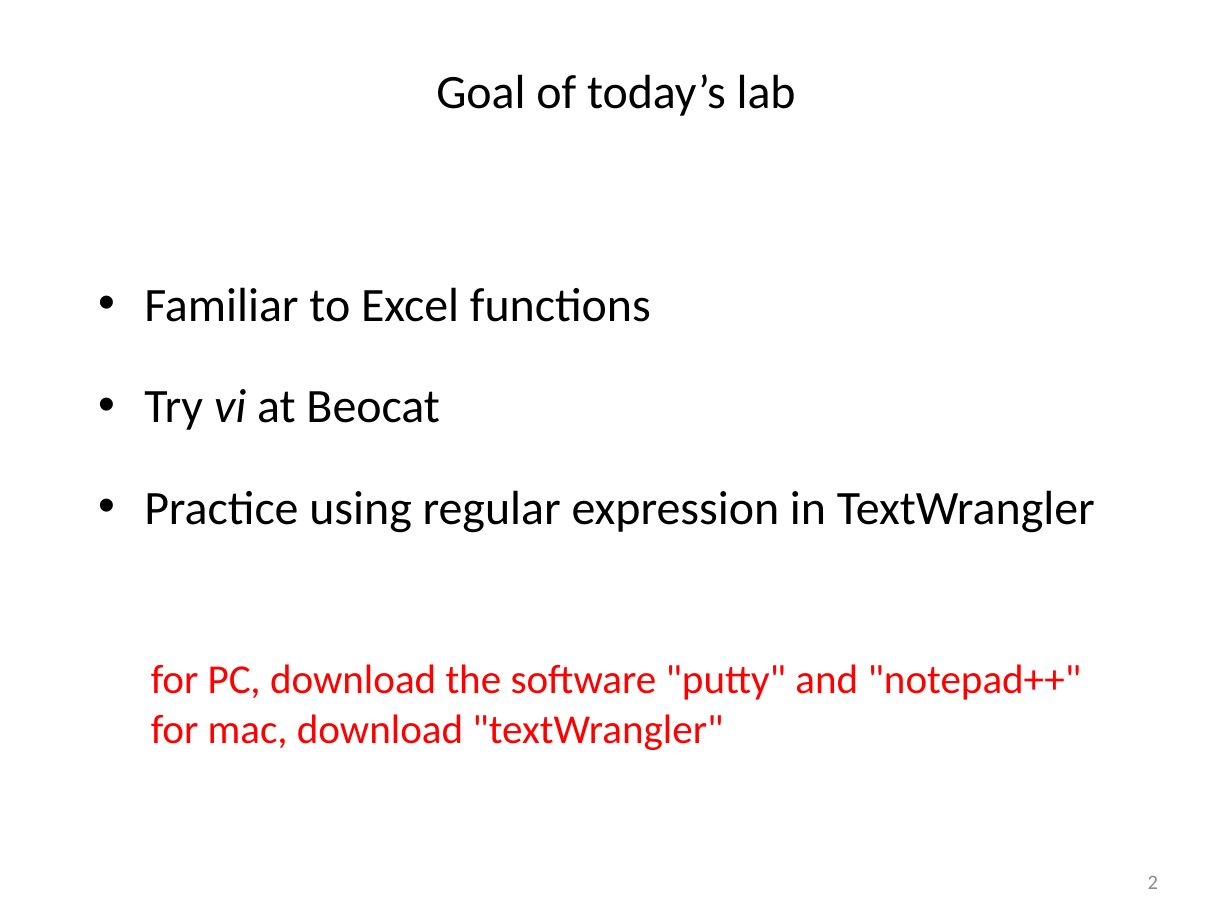
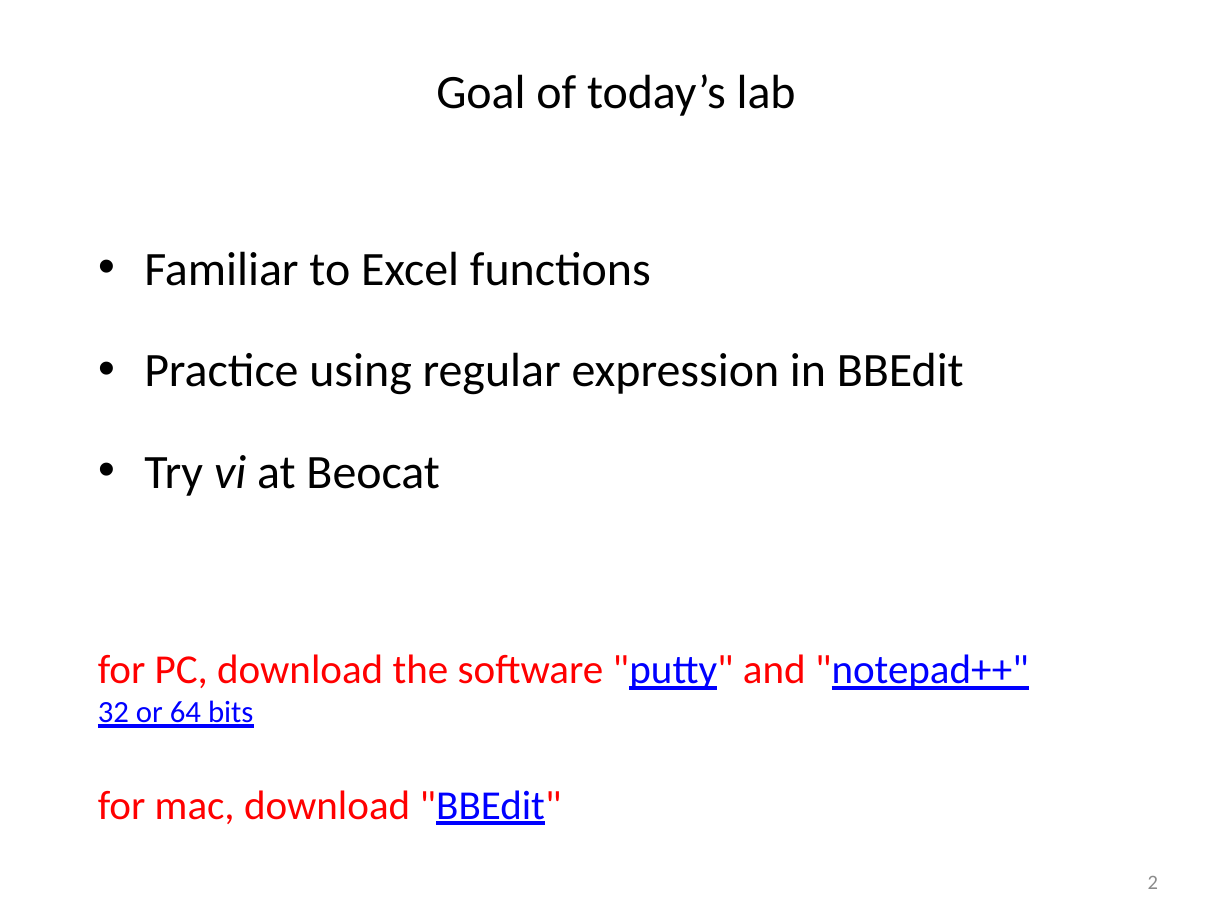
Before and after one commit to liu3zhenlab/teaching, a slide deck: slide 2 of PLPTH813Bioinformatis/2021/labs/lab01_Excel_regex_vi.pptx. Drawn at 1232x924 pixels with LibreOffice and Linux fonts; fonts in the diff are those of the drawing. Boxes give left, top, right and bottom in pixels: in the first picture for what was removed or moved away, otherwise in the second. Text is boxed around its words. In the diff, an @@ line names an element or a change of style, - is before the commit and + after.

```diff
--- a/PLPTH813Bioinformatis/2021/labs/lab01_Excel_regex_vi.pptx
+++ b/PLPTH813Bioinformatis/2021/labs/lab01_Excel_regex_vi.pptx
@@ text "Familiar to Excel functions": place and size @@
-text "Familiar to Excel functions" at (144, 287, 1095, 533)
+text "Familiar to Excel functions" at (144, 251, 964, 496)
@@ text at (144, 352, 964, 395): paragraph added @@
+• Practice using regular expression in BBEdit
@@ text at (144, 490, 1095, 533): paragraph removed @@
-• Practice using regular expression in TextWrangler
@@ text "for PC, download the software ...": place and size @@
-text "for PC, download the software ..." at (151, 664, 1082, 750)
+text "for PC, download the software ..." at (98, 654, 1029, 825)
@@ text at (98, 654, 1029, 690): text colour #FF0000 to #0000FF, underline on in ""putty" "notepad++"" @@
@@ text at (98, 700, 562, 825): text changed @@
-for mac, download "textWrangler"
+32 or 64 bits
+for mac, download "BBEdit"
```
Also in this commit, not shown: 5 other slides changed, 2 slides added, 2 other files.
